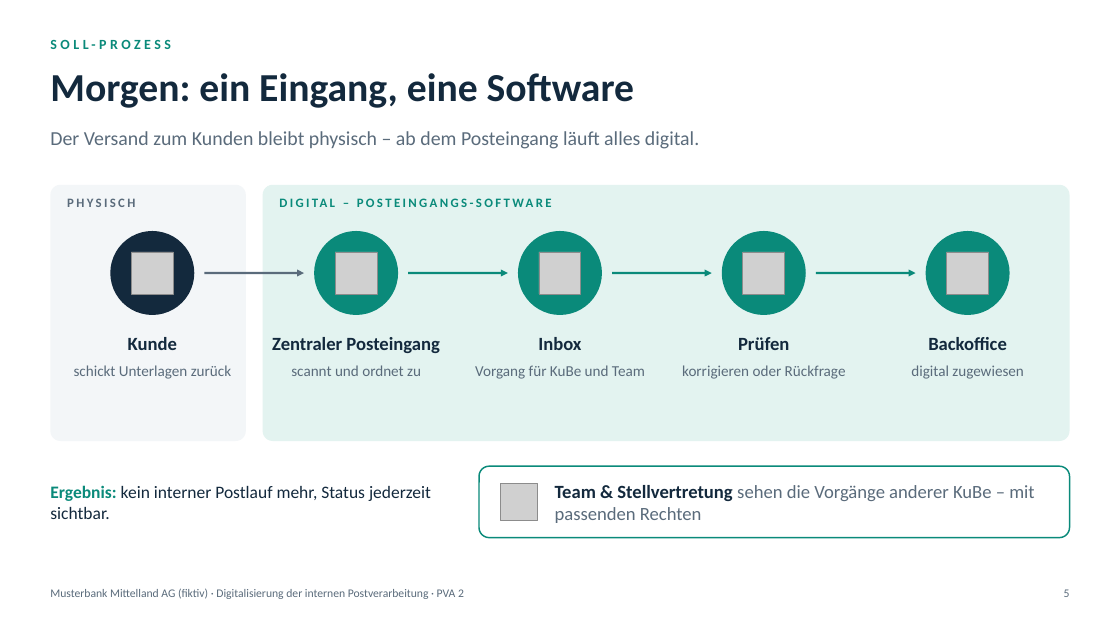
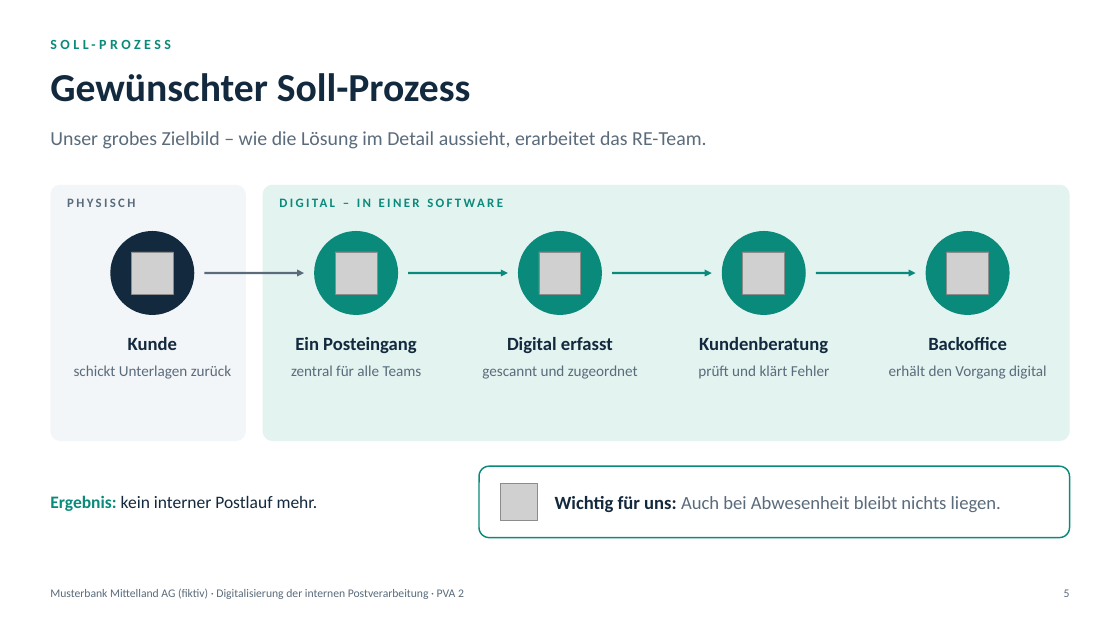
Before and after one commit to gotazlib/abgaben, a slide deck: slide 5 of requirements-engineering/RE_Projektvorstellung_Postverarbeitung.pptx. Drawn at 1120x630 pixels with LibreOffice and Linux fonts; fonts in the diff are those of the drawing; grey boxes stand for pictures. Boxes give left, top, right and bottom in pixels: in the first picture for what was removed or moved away, otherwise in the second. Text is boxed around its words. In the diff, an @@ line names an element or a change of style, - is before the commit and + after.

```diff
--- a/requirements-engineering/RE_Projektvorstellung_Postverarbeitung.pptx
+++ b/requirements-engineering/RE_Projektvorstellung_Postverarbeitung.pptx
@@ title at [50,73,471,102]: text changed @@
-Morgen: ein Eingang, eine Software
+Gewünschter Soll-Prozess
@@ text at [50,131,706,149]: text changed @@
-Der Versand zum Kunden bleibt physisch – ab dem Posteingang läuft alles digital.
+Unser grobes Zielbild – wie die Lösung im Detail aussieht, erarbeitet das RE-Team.
@@ text at [280,195,700,220]: text changed @@
-DIGITAL – POSTEINGANGS-SOFTWARE
+DIGITAL – IN EINER SOFTWARE
@@ text at [295,337,416,353]: text changed @@
-Zentraler Posteingang
+Ein Posteingang
@@ text at [507,337,613,353]: text changed @@
-Inbox
+Digital erfasst
@@ text at [699,337,828,353]: text changed @@
-Prüfen
+Kundenberatung
@@ text at [291,365,422,376]: text changed @@
-scannt und ordnet zu
+zentral für alle Teams
@@ text at [482,365,638,379]: text changed @@
-Vorgang für KuBe und Team
+gescannt und zugeordnet
@@ text at [698,365,829,379]: text changed @@
-korrigieren oder Rückfrage
+prüft und klärt Fehler
@@ text at [889,365,1047,379]: text changed @@
-digital zugewiesen
+erhält den Vorgang digital
@@ text at [50,495,318,511]: text changed @@
-Ergebnis: kein interner Postlauf mehr, Status jederzeit sichtbar.
+Ergebnis: kein interner Postlauf mehr.
@@ text at [555,496,1001,512]: text changed @@
-Team & Stellvertretung sehen die Vorgänge anderer KuBe – mit passenden Rechten
+Wichtig für uns: Auch bei Abwesenheit bleibt nichts liegen.
```
Also in this commit, not shown: 2 other slides changed, 1 slide added, 4 slides removed, 3 other files.
